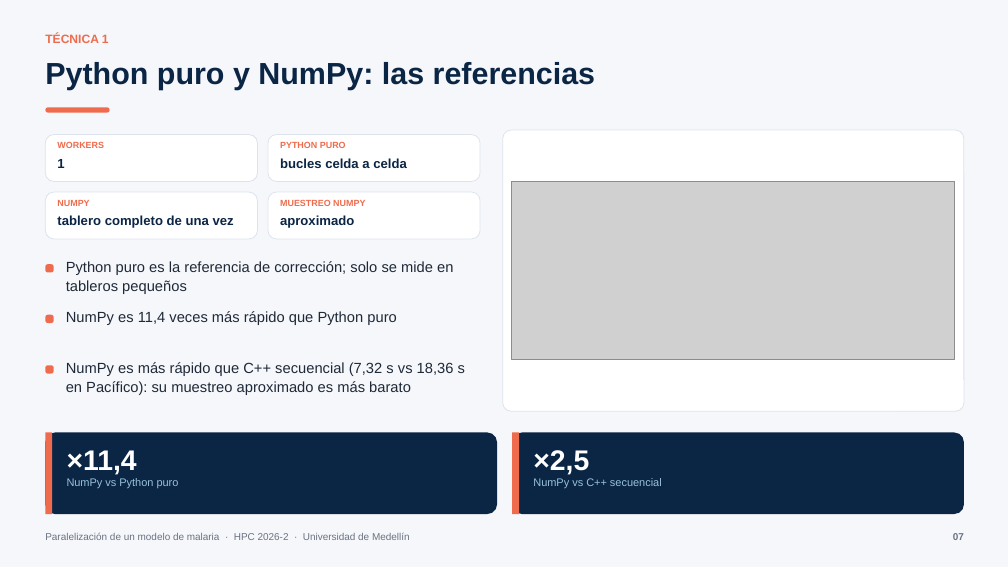
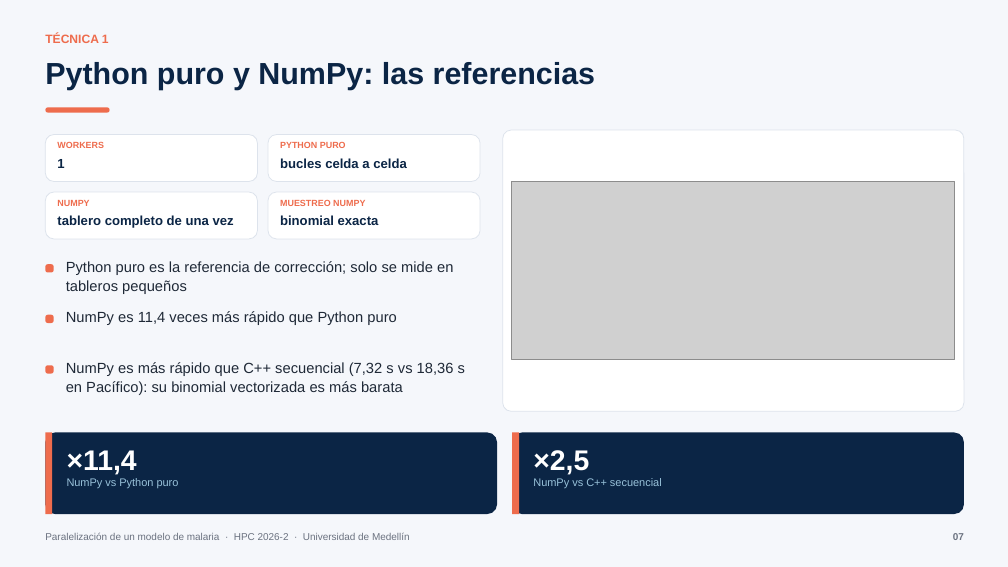
Before and after one commit to SamuelMarroquin2009-12/HPC_Proyecto_Final, a slide deck: slide 7 of docs/presentacion.pptx. Drawn at 1008x567 pixels with LibreOffice and Linux fonts; fonts in the diff are those of the drawing; grey boxes stand for pictures. Boxes give left, top, right and bottom in pixels: in the first picture for what was removed or moved away, otherwise in the second. Text is boxed around its words. In the diff, an @@ line names an element or a change of style, - is before the commit and + after.

```diff
--- a/docs/presentacion.pptx
+++ b/docs/presentacion.pptx
@@ text at (x1=280, y1=215, x2=379, y2=225): text changed @@
-aproximado
+binomial exacta
@@ text at (x1=66, y1=362, x2=465, y2=395): text changed @@
-NumPy es más rápido que C++ secuencial (7,32 s vs 18,36 s en Pacífico): su muestreo aproximado es más barato
+NumPy es más rápido que C++ secuencial (7,32 s vs 18,36 s en Pacífico): su binomial vectorizada es más barata
```
Also in this commit, not shown: 2 other slides changed, 2 other files.
